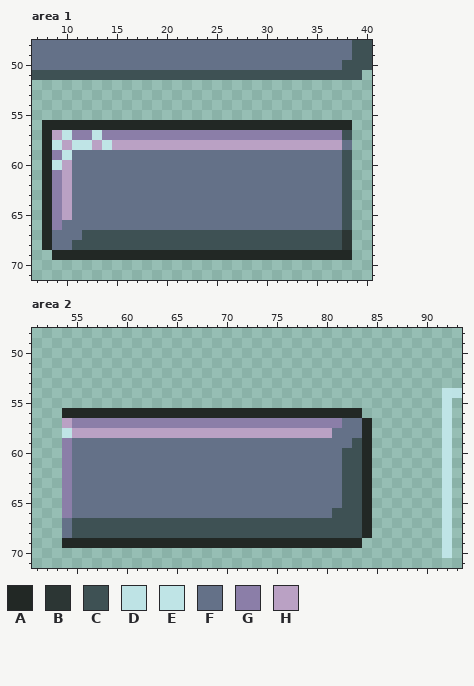
Pixel-art file: assets/ui/ui_pieces_sheet.aseprite. Above: the version before the commit.
184x72 pixels, 1 frame. Pixels under 10% opacity are left out. Colours within 5 levels of each other are drawn and written as one. Shown: area 1: x 7..40, y 48..71; area 2: x 51..93, y 48..71. The commit also changed other parts of the picture, which this record leaves out.
Palette (. is transparent): A #222825  B #2c3634  C #3e5154  D #bfe4e6f9  E #bfe4e6  F #647188  G #8b7ea8  H #baa1c4
Pixels before, area 1, first column x 7:
48 FFFFFFFFFFFFFFFFFFFFFFFFFFFFFFFFCC
49 FFFFFFFFFFFFFFFFFFFFFFFFFFFFFFFFCC
50 FFFFFFFFFFFFFFFFFFFFFFFFFFFFFFFCCC
51 CCCCCCCCCCCCCCCCCCCCCCCCCCCCCCCCC.
52 ..................................
53 ..................................
54 ..................................
55 ..................................
56 .AAAAAAAAAAAAAAAAAAAAAAAAAAAAAAA..
57 .AHEGGEGGGGGGGGGGGGGGGGGGGGGGGGC..
58 .AEHEEHEHHHHHHHHHHHHHHHHHHHHHHHF..
59 .AGEFFFFFFFFFFFFFFFFFFFFFFFFFFFC..
60 .AEHFFFFFFFFFFFFFFFFFFFFFFFFFFFC..
61 .AGHFFFFFFFFFFFFFFFFFFFFFFFFFFFC..
62 .AGHFFFFFFFFFFFFFFFFFFFFFFFFFFFC..
63 .AGHFFFFFFFFFFFFFFFFFFFFFFFFFFFC..
64 .AGHFFFFFFFFFFFFFFFFFFFFFFFFFFFC..
65 .AGHFFFFFFFFFFFFFFFFFFFFFFFFFFFC..
66 .AGFFFFFFFFFFFFFFFFFFFFFFFFFFFFC..
67 .AFFFCCCCCCCCCCCCCCCCCCCCCCCCCCB..
68 .AFFCCCCCCCCCCCCCCCCCCCCCCCCCCCB..
69 ..AAAAAAAAAAAAAAAAAAAAAAAAAAAAAA..
Pixels before, area 2, first column x 54:
54 ......................................ED
55 ......................................E.
56 AAAAAAAAAAAAAAAAAAAAAAAAAAAAAA........E.
57 HGGGGGGGGGGGGGGGGGGGGGGGGGGGFFA.......E.
58 EHHHHHHHHHHHHHHHHHHHHHHHHHHFFFA.......E.
59 GFFFFFFFFFFFFFFFFFFFFFFFFFFFFCA.......E.
60 GFFFFFFFFFFFFFFFFFFFFFFFFFFFCCA.......E.
61 GFFFFFFFFFFFFFFFFFFFFFFFFFFFCCA.......E.
62 GFFFFFFFFFFFFFFFFFFFFFFFFFFFCCA.......E.
63 GFFFFFFFFFFFFFFFFFFFFFFFFFFFCCA.......E.
64 GFFFFFFFFFFFFFFFFFFFFFFFFFFFCCA.......E.
65 GFFFFFFFFFFFFFFFFFFFFFFFFFFFCCA.......E.
66 GFFFFFFFFFFFFFFFFFFFFFFFFFFCCCA.......E.
67 FCCCCCCCCCCCCCCCCCCCCCCCCCCCCCA.......E.
68 FCCCCCCCCCCCCCCCCCCCCCCCCCCCCCA.......E.
69 AAAAAAAAAAAAAAAAAAAAAAAAAAAAAA........E.
70 ......................................E.
Now the later version:
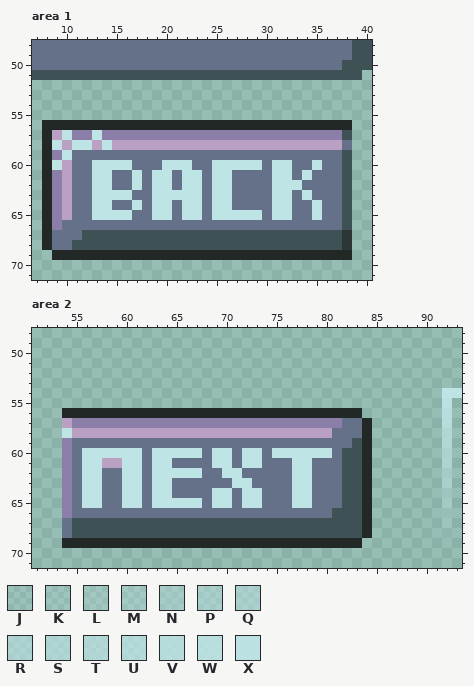
Colours new in this view: J #bfe4e61c  K #bfe4e62d  L #bfe4e63e  M #bfe4e64f  N #bfe4e660  P #bfe4e671  Q #bfe4e682  R #bfe4e693  S #bfe4e6a4  T #bfe4e6af  U #bfe4e6bb  V #bfe4e6cc  W #bfe4e6dd  X #bfe4e6ee
What changed:
Area 1:
Colour F becomes colour E in row 60 at x 13 to 16, 20 to 22, 25 to 29, 31 to 32 and 35; in row 61 at x 13 to 14, 17, 19 to 20, 22 to 23, 25 to 26, 31 to 32 and 34; in row 62 at x 13 to 14, 17, 19 to 20, 22 to 23, 25 to 26 and 31 to 33; in row 63 at x 13 to 16, 19 to 23, 25 to 26, 31 to 32 and 34; in row 64 at x 13 to 14, 17, 19 to 20, 22 to 23, 25 to 26, 31 to 32 and 35; in row 65 at x 13 to 16, 19 to 20, 22 to 23, 25 to 29, 31 to 32 and 35.
Area 2:
Colour F becomes colour E in row 60 at x 56 to 61, 63 to 67, 69 to 70, 72 to 73 and 75 to 80; in row 61 at x 56 to 57, 60 to 61, 63 to 64, 69 to 70, 72 to 73 and 77 to 78; in row 62 at x 56 to 57, 60 to 61, 63 to 67, 70 to 71 and 77 to 78; in row 63 at x 56 to 57, 60 to 61, 63 to 64, 71 to 72 and 77 to 78; in row 64 at x 56 to 57, 60 to 61, 63 to 64, 69 to 70, 72 to 73 and 77 to 78; in row 65 at x 56 to 57, 60 to 61, 63 to 67, 69 to 70, 72 to 73 and 77 to 78.
Colour F becomes colour H in row 61 at x 58 to 59.
Colour E becomes colour J in row 68 at x 92.
Colour E becomes colour K in row 67 at x 92.
Colour E becomes colour L in row 66 at x 92.
Colour E becomes colour M in row 65 at x 92.
Colour E becomes colour N in row 64 at x 92.
Colour E becomes colour P in row 63 at x 92.
Colour E becomes colour Q in row 62 at x 92.
Colour E becomes colour R in row 61 at x 92.
Colour E becomes colour S in row 60 at x 92.
Colour E becomes colour T in row 59 at x 92.
Colour E becomes colour U in row 58 at x 92.
Colour E becomes colour V in row 57 at x 92.
Colour E becomes colour W in row 56 at x 92.
Colour E becomes colour X in row 55 at x 92.
The author cleared colour E in rows 69 to 70 at x 92.
Boxes around the changes in both pictures, in picture pixels (x1, y1, x2, y2):
changed: (92, 160, 322, 220)
changed: (442, 398, 452, 558)
changed: (82, 448, 332, 508)
